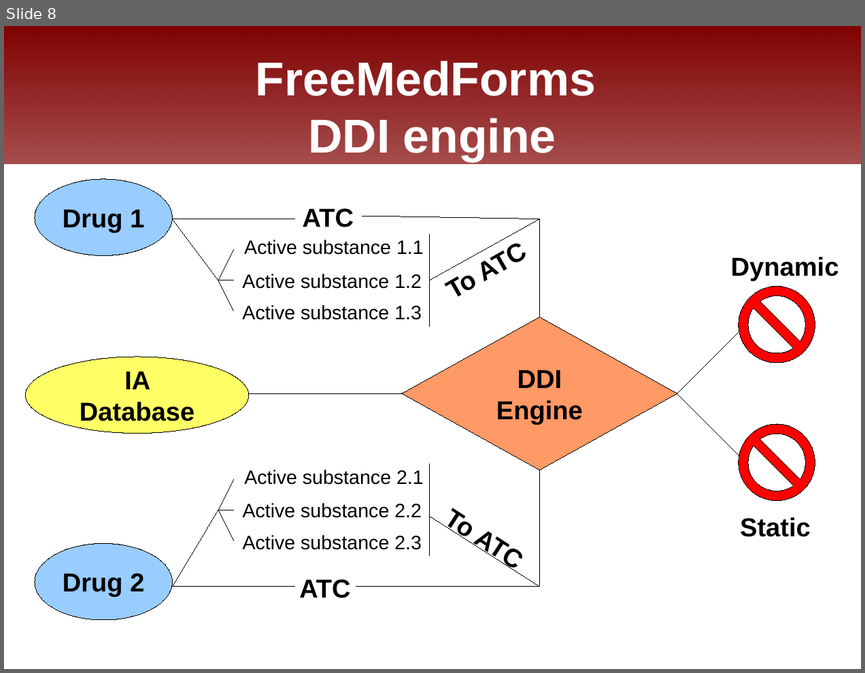
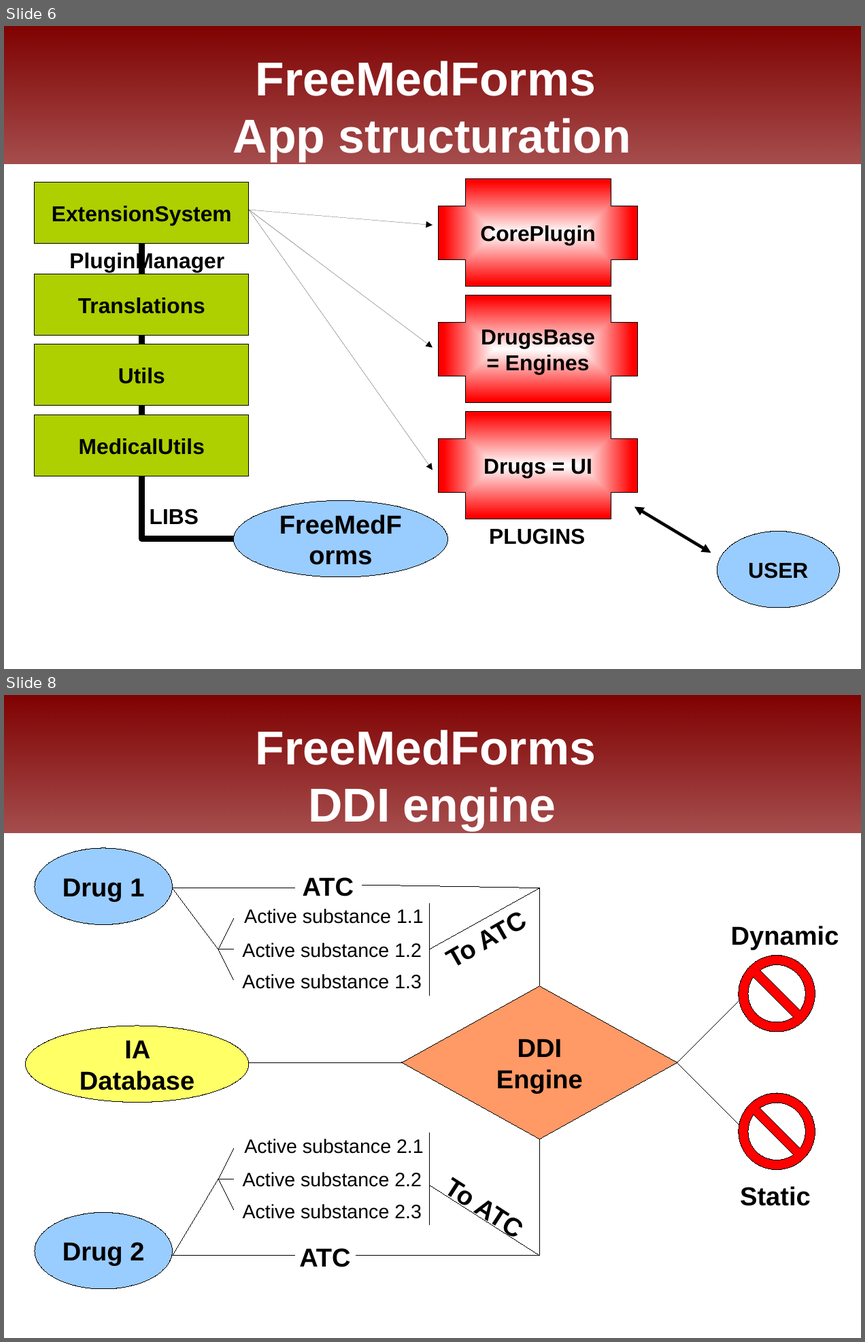
Before and after one commit to FreeHealth/freehealth, a slide deck: science/freemedforms_fosdem2011.odp. Shown one above the other, each under a label of ours: slide 8 before the commit, slides 6 and 8 after it; the slides between them are not shown. The pictures are 865x673 and 865x1342 pixels, drawn with LibreOffice and Linux fonts; fonts in the diff are those of the drawing; background and template pictures are left out. Boxes give left, top, right and bottom in pixels: in the first picture for what was removed or moved away, otherwise in the second. Text is boxed around its words. In the diff, an @@ line names an element or a change of style, - is before the commit and + after.

```diff
--- a/science/freemedforms_fosdem2011.odp
+++ b/science/freemedforms_fosdem2011.odp
@@ slide 6 added at (4,26,861,669), background #FFFFFF; not listed: 1 template element that a slide beside it also shows @@
@@ title added at (233,61,631,161), 44 pt, text #FFFFFF, bold @@
+FreeMedForms
+App structuration
@@ rectangle added at (35,182,249,244), fill #AECF00, outline #000000 0 pt, 20 pt, text #000000, bold @@
+ExtensionSystem
@@ plus added at (439,179,638,286), fill gradient #FFFFFF to #FF0000, outline #000000 0 pt, 20 pt, text #000000, bold @@
+CorePlugin
@@ arrow added from (249, 210) to (432, 225), #000000 0 pt @@
@@ arrow added from (249, 210) to (432, 347), #000000 0 pt @@
@@ arrow added from (249, 210) to (432, 470), #000000 0 pt @@
@@ elbow line added from (233, 538) to (141, 244), #000000 5.67 pt @@
@@ text added at (69,251,224,272), 20 pt, text #000000, bold @@
+PluginManager
@@ rectangle added at (35,274,249,335), fill #AECF00, outline #000000 0 pt, 20 pt, text #000000, bold @@
+Translations
@@ plus added at (439,295,638,402), fill gradient #FFFFFF to #FF0000, outline #000000 0 pt, 20 pt, text #000000, bold @@
+DrugsBase
+= Engines
@@ rectangle added at (35,344,249,405), fill #AECF00, outline #000000 0 pt, 20 pt, text #000000, bold @@
+Utils
@@ plus added at (439,412,638,519), fill gradient #FFFFFF to #FF0000, outline #000000 0 pt, 20 pt, text #000000, bold @@
+Drugs = UI
@@ rectangle added at (35,415,249,476), fill #AECF00, outline #000000 0 pt, 20 pt, text #000000, bold @@
+MedicalUtils
@@ text added at (150,508,198,524), 20 pt, text #000000, bold @@
+LIBS
@@ ellipse added at (233,500,448,577), fill #99CCFF, outline #000000 0 pt, 24 pt, text #000000, bold @@
+FreeMedForms
@@ double arrow added from (634, 507) to (711, 552), #000000 2.83 pt @@
@@ text added at (489,528,585,544), 20 pt, text #000000, bold @@
+PLUGINS
@@ ellipse added at (717,531,839,607), fill #99CCFF, outline #000000 0 pt, 20 pt, text #000000, bold @@
+USER
```
Also in this commit, not shown: 4 slides changed, 3 other slides added, 4 slides removed.
